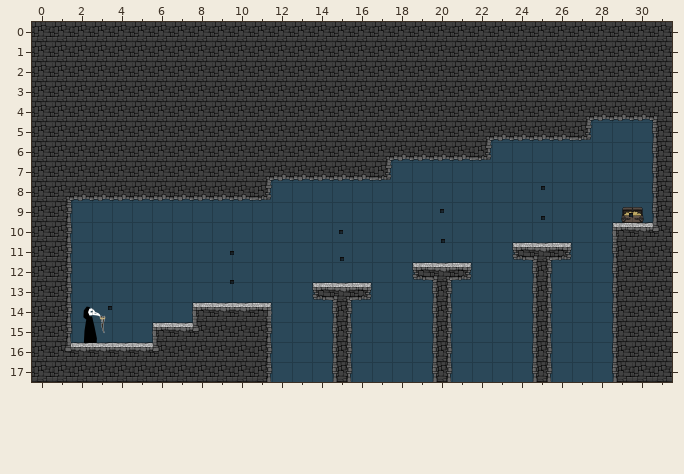
Two states of a Tiled map (JSON), Physics/Physics/assets/jump_intro.tmj. Above, as it was before the edit.
Cells are 300x300 px. Shown: x 0..31, y 0..17.
After the commit:
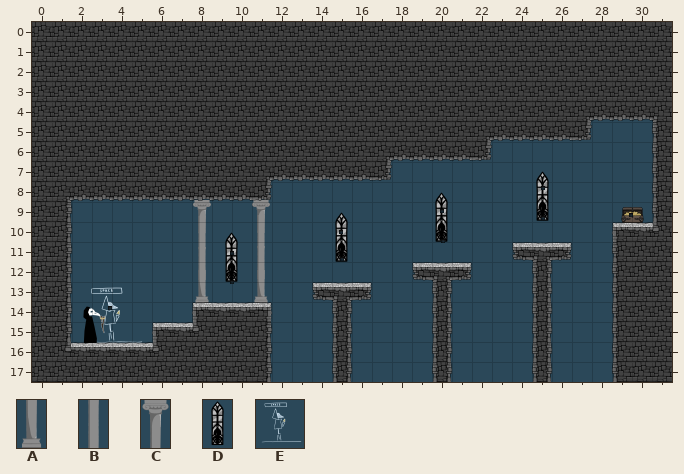
Key: from "backgroundAssets": A 1 "colB", B 2 "colM", C 3 "colT", D 4 "window", E 6 "tJump".
Objects are placed by their top-left corner, in cells (3,4 is the top-left corner of cell 3,4); size is 1x1 cell unless given.
Edits made:
Layer "Background" (now shown):
A new object: D "window" at 24.8,7.4 size 1.4x2.7.
A new object: C "colT" at 11,8.9 size 1x1.7.
A new object: C "colT" at 8,8.9 size 1x1.7.
A new object: D "window" at 19.8,8.5 size 1.4x2.7.
A new object: B "colM" at 11,9.7 size 1x1.7.
A new object: B "colM" at 8,9.7 size 1x1.7.
A new object: D "window" at 14.8,9.4 size 1.4x2.7.
A new object: B "colM" at 11,11.2 size 1x1.7.
A new object: B "colM" at 8,11.2 size 1x1.7.
A new object: D "window" at 9.3,10.5 size 1.4x2.7.
A new object: A "colB" at 11,12.4 size 1x1.7.
A new object: A "colB" at 8,12.4 size 1x1.7.
A new object: E "tJump" at 2.4,13.1 size 3.3x3.3.
Changed places in both pictures, as pixel boxes (x1, y1, x2, y2):
added: (536, 171, 549, 221)
added: (435, 192, 448, 242)
added: (193, 200, 211, 303)
added: (252, 200, 270, 303)
added: (335, 212, 348, 262)
added: (225, 232, 238, 282)
added: (91, 287, 142, 343)
